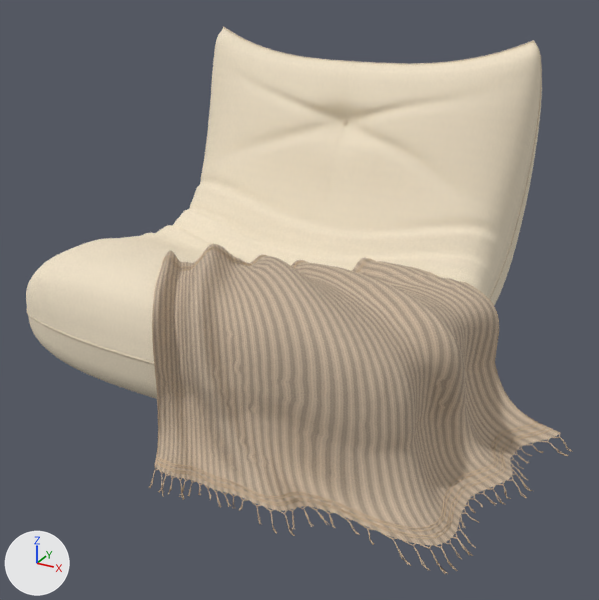
Renders of the glTF model assets/public/models/furniture/floor-sofa.glb from each side of a commit.
The view is the same before and after, from a 50 mm lens placed at (1.173, -2.11, 1.216), pointed at (0.143, -0.238, 0.28). Lighting does not change. The marker at lower left points along +X, +Y and +Z. The picture after the commit comes second.

Objects in the first picture: 'Linen_floor_sofa'.
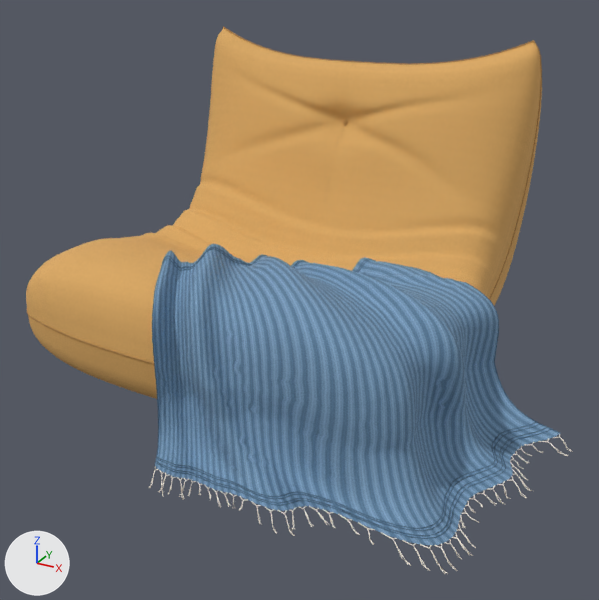
Pixel boxes (x1, y1, x2, y2) of what changed, in the pictures (599 x 600 px):
'Linen_floor_sofa', surface changed, recoloured (darker): (26, 27, 573, 574) in both

The change, as a list of edits to the scene's bpy script:
```text
Add img_oatmeal_cotton_twill_weave:
    img_oatmeal_cotton_twill_weave = load_image('Oatmeal cotton twill weave', '_unpacked/Oatmeal_cotton_twill_weave', 256, 256, 'sRGB')
Add img_ecru_washed_linen_weave:
    img_ecru_washed_linen_weave = load_image('Ecru washed linen weave', '_unpacked/Ecru_washed_linen_weave', 256, 256, 'sRGB')
Change mat_ecru_washed_linen:
    where n2 = _N.new('ShaderNodeTexImage'); n2.name = 'Image Texture'
    n2.image: img_linen -> img_ecru_washed_linen_weave
Change mat_oatmeal_cotton_twill:
    where n2 = _N.new('ShaderNodeTexImage'); n2.name = 'Image Texture'
    n2.image: img_twill -> img_oatmeal_cotton_twill_weave
Change mat_woven_border_yarn:
    mat_woven_border_yarn.base_color: (0.617, 0.462, 0.305) -> (0.0742, 0.153, 0.246)  # beige #ceb596 -> blue #4d6d88
```
